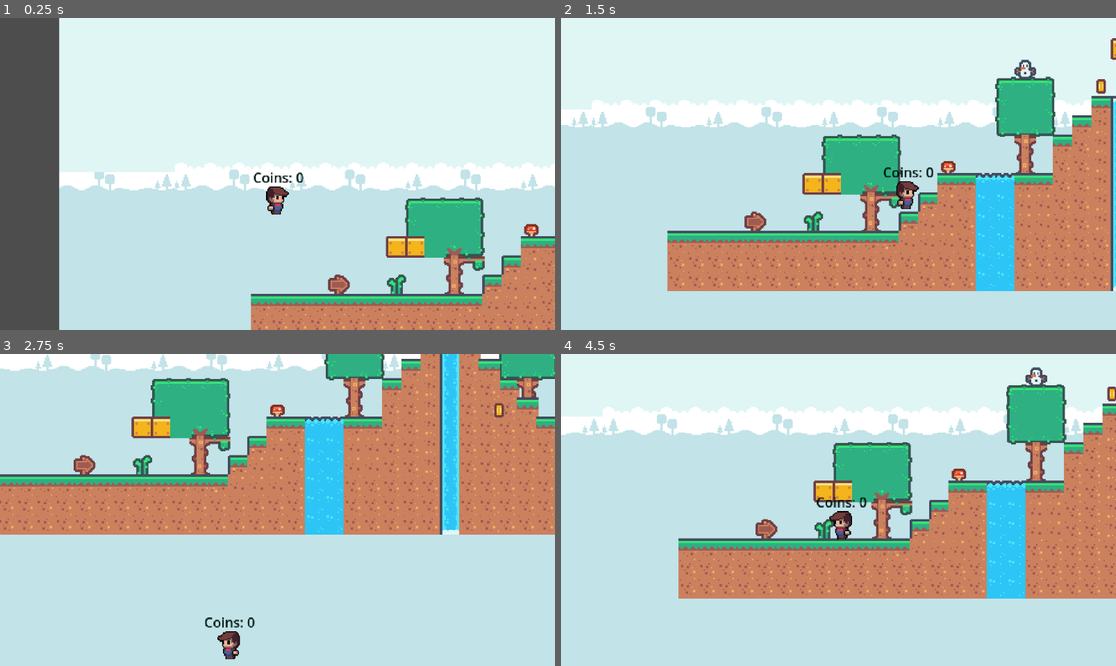
Above: before the commit, frames 1-4 (two rows, left to right).
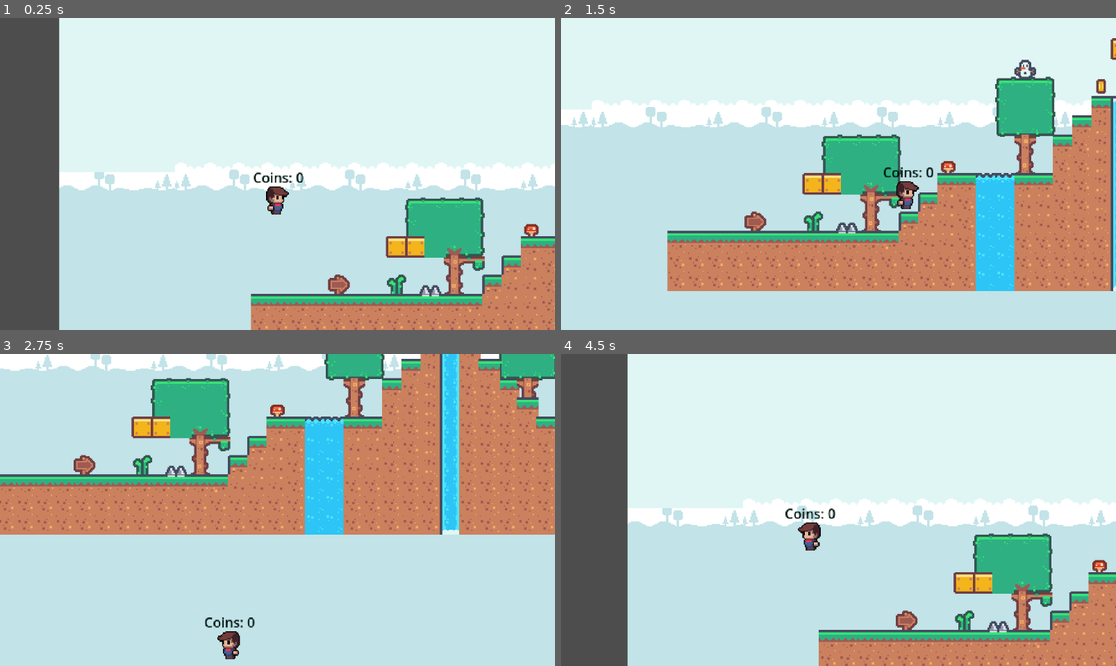
Above: after the commit, the same moments.

Repository: Mark-0909/Echo-Soul-Saver
Game: Godot game, scene res://main.tscn
The game is run twice, just before and just after one commit, with the same random seed, the same clock (stepped at 60 frames per second) and the same inputs.
Inputs:
- Up to frame 1 (0.25 s): no input
- Up to frame 2 (1.5 s): hold Right (right) from 0.53 s (still down); tap Space (jump) at 0.77 s
- Up to frame 3 (2.75 s): tap Space (jump) at 1.52 s; release Right (right) at 2.03 s; hold A (left) from 2.03 s (still down)
- Up to frame 4 (4.5 s): release A (left) at 2.78 s; hold Right (right) 2.78-4.28 s; tap Space (jump) at 3.02, 3.77 s; hold A (left) from 4.28 s (still down)

The runs differ from the first frame. In frame 1, 0.1% of the frame differs, in the area x 75-80%, y 85-90%; in frame 2, 0.1%; in frame 3, 0.2%; in frame 4, 70%, in the area x 0-100%, y 0-100%.

Commit message:
added spikes

Diff:
--- a/game_manager.gd
+++ b/game_manager.gd
@@ -6,9 +6,15 @@
 
 @onready var counter: Label = $"../Player/Counter"
 
-
-
-
 func add_score():
 	score += 1
 	counter.text = "Coins: " + str(score)
+
+
+@onready var timer: Timer = $Timer
+
+func timerstarter() -> void:
+	timer.start()
+
+func _on_timer_timeout() -> void:
+	get_tree().reload_current_scene()
--- a/killzone.gd
+++ b/killzone.gd
@@ -1,11 +1,10 @@
 extends Area2D
 
+@onready var game_manager: Node = %gameManager
 
-@onready var timer :=$Timer
+@onready var timer: Timer = $"../gameManager/Timer"
 
 func _on_body_entered(body: Node2D) -> void:
 	print("You died!")
 	timer.start()
-
-func _on_timer_timeout() -> void:
-	get_tree().reload_current_scene()
+	game_manager.timerstarter()
--- a/main.tscn
+++ b/main.tscn
@@ -6,6 +6,7 @@
 [ext_resource type="PackedScene" uid="uid://ifjihbs82ctv" path="res://killzone.tscn" id="3_eagbo"]
 [ext_resource type="PackedScene" uid="uid://cfamekk0e5l8j" path="res://coin.tscn" id="4_gi38t"]
 [ext_resource type="Script" path="res://game_manager.gd" id="6_0hxsx"]
+[ext_resource type="PackedScene" uid="uid://d0a5qb2ue5u0h" path="res://spikes.tscn" id="7_hh8me"]
 
 [sub_resource type="TileSetAtlasSource" id="TileSetAtlasSource_lb0c0"]
 texture = ExtResource("1_kllqw")
@@ -303,7 +304,7 @@
 font_color = Color(6.31716e-08, 0.0777424, 0.0608874, 1)
 
 [sub_resource type="WorldBoundaryShape2D" id="WorldBoundaryShape2D_x4on0"]
-distance = -149.0
+distance = -234.0
 
 [node name="main" type="Node2D"]
 metadata/_edit_vertical_guides_ = [-710.0]
@@ -339,27 +340,25 @@
 [node name="Camera2D" type="Camera2D" parent="."]
 scale = Vector2(1.6, 1.6)
 
-[node name="Node" type="Node" parent="."]
-
-[node name="coin5" parent="Node" instance=ExtResource("4_gi38t")]
+[node name="Coins" type="Node" parent="."]
+
+[node name="coin5" parent="Coins" instance=ExtResource("4_gi38t")]
 position = Vector2(151, -69)
 
-[node name="coin3" parent="Node" instance=ExtResource("4_gi38t")]
+[node name="coin3" parent="Coins" instance=ExtResource("4_gi38t")]
 position = Vector2(-40, -117)
 
-[node name="coin2" parent="Node" instance=ExtResource("4_gi38t")]
+[node name="coin2" parent="Coins" instance=ExtResource("4_gi38t")]
 position = Vector2(-25, -67)
 
-[node name="coin" parent="Node" instance=ExtResource("4_gi38t")]
+[node name="coin" parent="Coins" instance=ExtResource("4_gi38t")]
 position = Vector2(-57, -67)
 
-[node name="coin4" parent="Node" instance=ExtResource("4_gi38t")]
+[node name="coin4" parent="Coins" instance=ExtResource("4_gi38t")]
 position = Vector2(55, -87)
 
-[node name="coin6" parent="Node" instance=ExtResource("4_gi38t")]
+[node name="coin6" parent="Coins" instance=ExtResource("4_gi38t")]
 position = Vector2(88, -38)
-
-[node name="coin7" parent="Node" instance=ExtResource("4_gi38t")]
 
 [node name="killzone" parent="." instance=ExtResource("3_eagbo")]
 position = Vector2(122, -66)
@@ -370,3 +369,13 @@
 [node name="gameManager" type="Node" parent="."]
 unique_name_in_owner = true
 script = ExtResource("6_0hxsx")
+
+[node name="Timer" type="Timer" parent="gameManager"]
+wait_time = 0.935
+
+[node name="Spikes" type="Node" parent="."]
+
+[node name="spikes" parent="Spikes" instance=ExtResource("7_hh8me")]
+position = Vector2(-268, 46)
+
+[connection signal="timeout" from="gameManager/Timer" to="gameManager" method="_on_timer_timeout"]
--- a/player.tscn
+++ b/player.tscn
@@ -52,14 +52,14 @@
 [sub_resource type="Gradient" id="Gradient_cxaek"]
 colors = PackedColorArray(1, 1, 1, 1, 0, 0, 0, 1)
 
-[node name="Node2D" type="CharacterBody2D"]
+[node name="Node2D" type="CharacterBody2D" groups=["Player"]]
 script = ExtResource("1_k0vyt")
 
 [node name="AnimatedSprite2D" type="AnimatedSprite2D" parent="."]
 scale = Vector2(0.450521, 0.465169)
 sprite_frames = SubResource("SpriteFrames_w4a28")
 animation = &"jump"
-frame_progress = 0.92479
+frame_progress = 0.443087
 flip_h = true
 
 [node name="CollisionShape2D" type="CollisionShape2D" parent="."]
--- /dev/null
+++ b/spikes.gd
@@ -0,0 +1,10 @@
+extends Area2D
+@onready var game_manager: Node = %gameManager
+@onready var timer: Timer = $"../../gameManager/Timer"
+
+
+func _on_body_entered(body: Node2D) -> void:
+	if body.is_in_group("Player"):
+		print("You died!")
+		timer.start()
+		game_manager._on_timer_timeout()
--- a/spikes.tscn
+++ b/spikes.tscn
@@ -1,15 +1,7 @@
-[gd_scene load_steps=5 format=3 uid="uid://d0a5qb2ue5u0h"]
+[gd_scene load_steps=6 format=3 uid="uid://d0a5qb2ue5u0h"]
 
 [ext_resource type="Texture2D" uid="uid://bnus026tmujxp" path="res://assets/tilemap_packed.png" id="1_iiwfq"]
-
-[sub_resource type="GDScript" id="GDScript_6d3lb"]
-script/source = "extends Area2D
-
-
-func _on_body_entered(body: Node2D) -> void:
-	get_tree().reload_current_scene()
-	print(\"You died\")
-"
+[ext_resource type="Script" path="res://spikes.gd" id="1_qpktd"]
 
 [sub_resource type="AtlasTexture" id="AtlasTexture_euhfk"]
 atlas = ExtResource("1_iiwfq")
@@ -26,10 +18,17 @@
 "speed": 5.0
 }]
 
+[sub_resource type="RectangleShape2D" id="RectangleShape2D_a12xq"]
+size = Vector2(18, 9)
+
 [node name="spikes" type="Area2D"]
-script = SubResource("GDScript_6d3lb")
+script = ExtResource("1_qpktd")
 
 [node name="AnimatedSprite2D" type="AnimatedSprite2D" parent="."]
 sprite_frames = SubResource("SpriteFrames_57mac")
 
+[node name="CollisionShape2D" type="CollisionShape2D" parent="."]
+position = Vector2(0, 4.5)
+shape = SubResource("RectangleShape2D_a12xq")
+
 [connection signal="body_entered" from="." to="." method="_on_body_entered"]
Not shown: 1 places in main.tscn that only renumber resources
